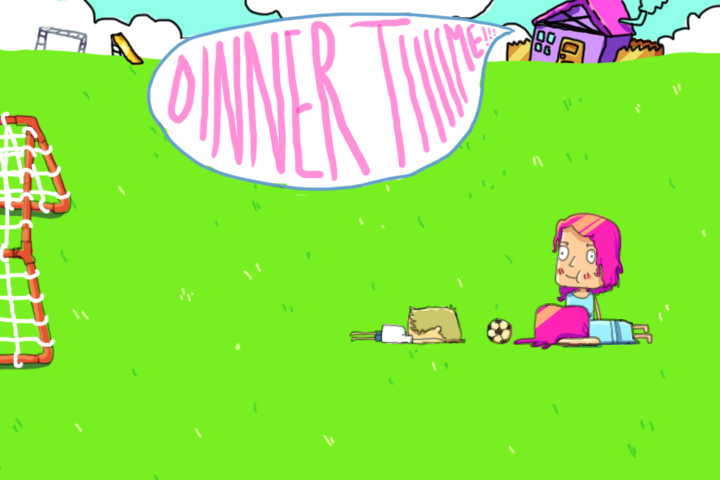
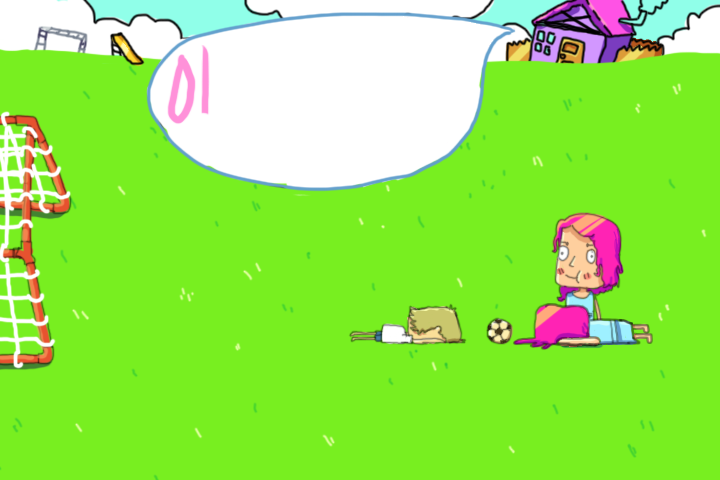
Layered file, before and after one edit (720x480). Changes by layer:
moved "Layer 15" into group "goal", painted on it over [199, 17, 496, 182]
hid "Layer 14", moved it above "Layer 13 copy", painted on it over [199, 16, 496, 182]
added layer "Layer 13 copy 2" in group "dinner!" over [199, 16, 496, 182]
hid "Layer 13", painted on it over [199, 16, 496, 182]
